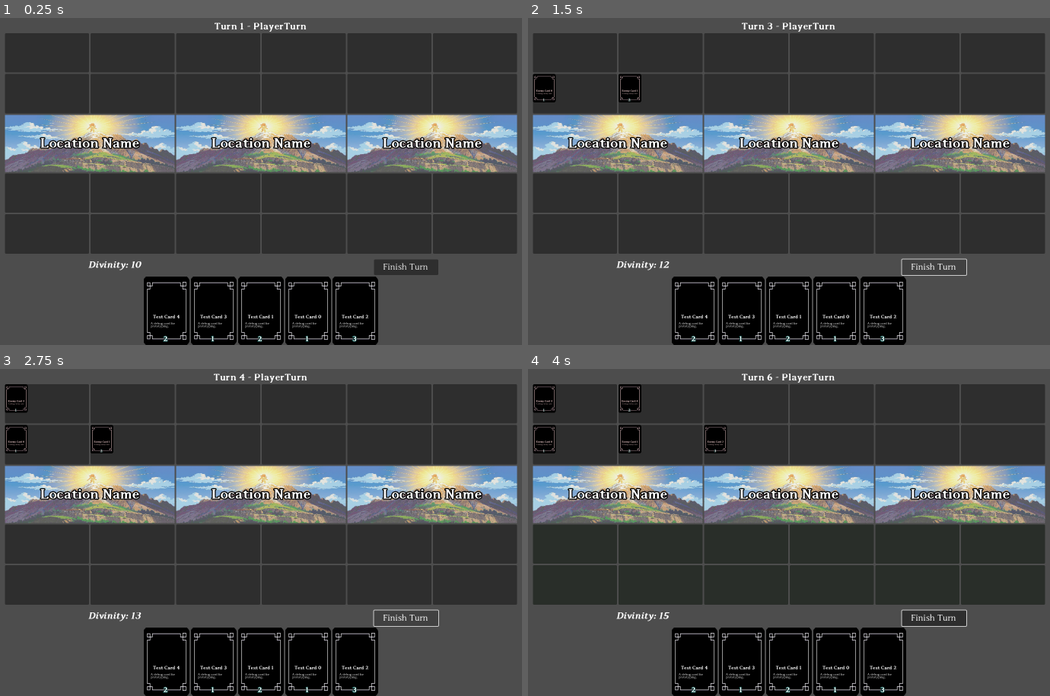
Above: before the commit, frames 1-4 (two rows, left to right).
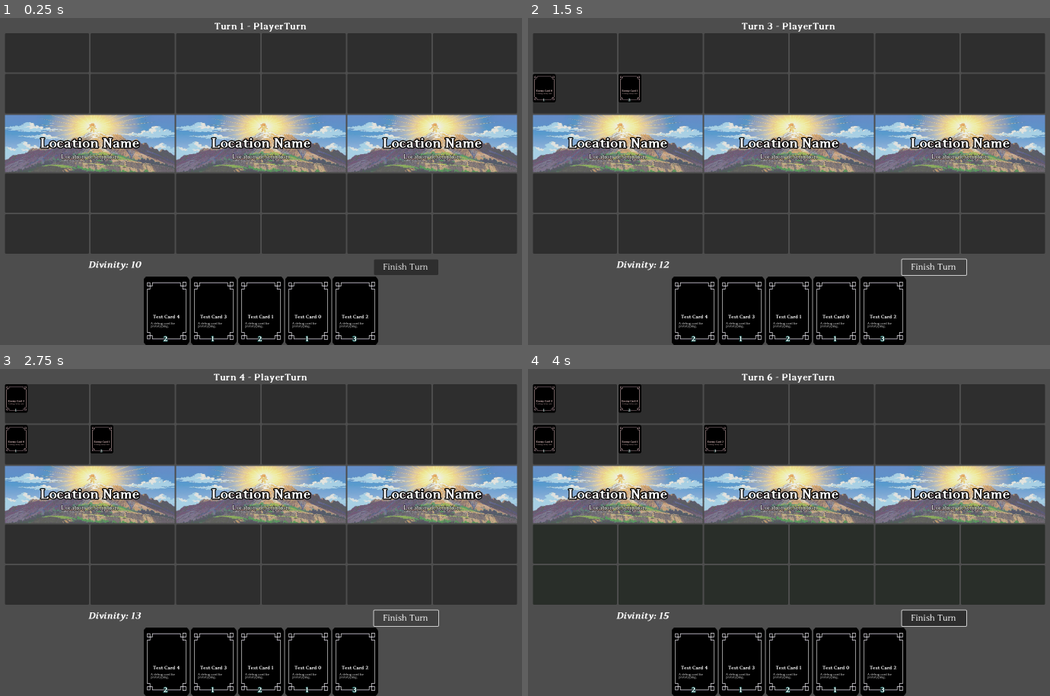
Above: after the commit, the same moments.

Repository: Chthonic-Studio/godspark
Game: Godot game, scene res://scenes/combat_scene.tscn
Two runs of this game, one before a commit and one after it. Both use one fixed random seed, a clock stepped at 60 frames per second and the inputs below. The project has no main scene, so this scene is started directly.
Inputs (mouse positions are in pixels of both pictures, inside the frame that each line leads up to):
- Up to frame 1 (0.25 s): no input
- Up to frame 2 (1.5 s): click "Finish Turn" at 0.5 s; click "Finish Turn" at 1.25 s
- Up to frame 3 (2.75 s): click "Finish Turn" at 2 s
- Up to frame 4 (4 s): tap Enter at 2.75 s; drag from (695, 663) to (851, 450) at 2.77 s; tap Space at 3.5 s; drag from (695, 663) to (757, 594) at 3.52 s

The runs differ from the first frame. In frame 1, 0.4% of the frame differs, in the area x 11-89%, y 41-44%; in frame 2, 0.4%; in frame 3, 0.4%; in frame 4, 0.4%.

Commit message:
Adding enum of mythos

Diff:
--- a/scenes/combat_scene.tscn
+++ b/scenes/combat_scene.tscn
@@ -7,7 +7,7 @@
 [ext_resource type="Script" uid="uid://5668jhmn8u4w" path="res://scripts/ui/hand_manager.gd" id="3_ikfks"]
 [ext_resource type="Script" uid="uid://c0aushg0urxfa" path="res://scripts/ui/board_ui_manager.gd" id="3_m2d54"]
 [ext_resource type="PackedScene" uid="uid://6iigglaq8stq" path="res://scenes/card.tscn" id="4_0vylu"]
-[ext_resource type="Texture2D" uid="uid://clvi4wkljish1" path="res://assets/images/MountOlympus.png" id="7_6ovae"]
+[ext_resource type="Texture2D" uid="uid://clvi4wkljish1" path="res://assets/images/terrains/MountOlympus.png" id="7_6ovae"]
 [ext_resource type="FontFile" uid="uid://1cno6d6vxjie" path="res://assets/fonts/Beholden-Bold.ttf" id="8_ivkwx"]
 [ext_resource type="Script" uid="uid://bu27sgv624n3b" path="res://scripts/ui/combat_hud.gd" id="9_g0m11"]
 [ext_resource type="FontFile" uid="uid://duljvvactrvqk" path="res://assets/fonts/Beholden-Bold-Italic.ttf" id="10_5qq3q"]
@@ -141,22 +141,44 @@
 layout_mode = 2
 size_flags_horizontal = 3
 
-[node name="LocationInfo" type="CenterContainer" parent="BoardPanel/left"]
+[node name="LocationInfo" type="TextureRect" parent="BoardPanel/left"]
 custom_minimum_size = Vector2(160, 150)
 layout_mode = 2
 size_flags_vertical = 3
 
 [node name="Art" type="TextureRect" parent="BoardPanel/left/LocationInfo"]
 layout_mode = 2
+offset_right = 446.0
+offset_bottom = 150.0
 texture = ExtResource("7_6ovae")
 
 [node name="LocationName" type="Label" parent="BoardPanel/left/LocationInfo"]
 layout_mode = 2
+offset_left = 93.0
+offset_top = 54.0
+offset_right = 353.0
+offset_bottom = 95.0
 theme_override_constants/outline_size = 10
 theme_override_fonts/font = ExtResource("8_ivkwx")
 theme_override_font_sizes/font_size = 40
 text = "Location Name"
 
+[node name="LocationDescription" type="Label" parent="BoardPanel/left/LocationInfo"]
+layout_mode = 1
+anchors_preset = 12
+anchor_top = 1.0
+anchor_right = 1.0
+anchor_bottom = 1.0
+offset_top = -50.0
+grow_horizontal = 2
+grow_vertical = 0
+theme_override_constants/line_spacing = -5
+theme_override_constants/outline_size = 3
+theme_override_fonts/font = ExtResource("11_g5ebj")
+theme_override_font_sizes/font_size = 18
+text = "Location description"
+horizontal_alignment = 1
+
 [node name="PlayerFrontRow" type="VBoxContainer" parent="BoardPanel/left"]
 custom_minimum_size = Vector2(0, 80)
 layout_mode = 2
@@ -230,20 +252,44 @@
 layout_mode = 2
 size_flags_horizontal = 3
 
-[node name="LocationInfo" type="CenterContainer" parent="BoardPanel/middle"]
-layout_mode = 2
+[node name="LocationInfo" type="TextureRect" parent="BoardPanel/middle"]
+custom_minimum_size = Vector2(160, 150)
+layout_mode = 2
+size_flags_vertical = 3
 
 [node name="Art" type="TextureRect" parent="BoardPanel/middle/LocationInfo"]
 layout_mode = 2
+offset_right = 446.0
+offset_bottom = 150.0
 texture = ExtResource("7_6ovae")
 
 [node name="LocationName" type="Label" parent="BoardPanel/middle/LocationInfo"]
 layout_mode = 2
+offset_left = 93.0
+offset_top = 54.0
+offset_right = 353.0
+offset_bottom = 95.0
 theme_override_constants/outline_size = 10
 theme_override_fonts/font = ExtResource("8_ivkwx")
 theme_override_font_sizes/font_size = 40
 text = "Location Name"
 
+[node name="LocationDescription" type="Label" parent="BoardPanel/middle/LocationInfo"]
+layout_mode = 1
+anchors_preset = 12
+anchor_top = 1.0
+anchor_right = 1.0
+anchor_bottom = 1.0
+offset_top = -50.0
+grow_horizontal = 2
+grow_vertical = 0
+theme_override_constants/line_spacing = -5
+theme_override_constants/outline_size = 3
+theme_override_fonts/font = ExtResource("11_g5ebj")
+theme_override_font_sizes/font_size = 18
+text = "Location description"
+horizontal_alignment = 1
+
 [node name="PlayerFrontRow" type="VBoxContainer" parent="BoardPanel/middle"]
 custom_minimum_size = Vector2(0, 80)
 layout_mode = 2
@@ -317,19 +363,43 @@
 layout_mode = 2
 size_flags_horizontal = 3
 
-[node name="LocationInfo" type="CenterContainer" parent="BoardPanel/right"]
-layout_mode = 2
+[node name="LocationInfo" type="TextureRect" parent="BoardPanel/right"]
+custom_minimum_size = Vector2(160, 150)
+layout_mode = 2
+size_flags_vertical = 3
 
 [node name="Art" type="TextureRect" parent="BoardPanel/right/LocationInfo"]
 layout_mode = 2
+offset_right = 446.0
+offset_bottom = 150.0
 texture = ExtResource("7_6ovae")
 
 [node name="LocationName" type="Label" parent="BoardPanel/right/LocationInfo"]
 layout_mode = 2
+offset_left = 93.0
+offset_top = 54.0
+offset_right = 353.0
+offset_bottom = 95.0
 theme_override_constants/outline_size = 10
 theme_override_fonts/font = ExtResource("8_ivkwx")
 theme_override_font_sizes/font_size = 40
 text = "Location Name"
+
+[node name="LocationDescription" type="Label" parent="BoardPanel/right/LocationInfo"]
+layout_mode = 1
+anchors_preset = 12
+anchor_top = 1.0
+anchor_right = 1.0
+anchor_bottom = 1.0
+offset_top = -50.0
+grow_horizontal = 2
+grow_vertical = 0
+theme_override_constants/line_spacing = -5
+theme_override_constants/outline_size = 3
+theme_override_fonts/font = ExtResource("11_g5ebj")
+theme_override_font_sizes/font_size = 18
+text = "Location description"
+horizontal_alignment = 1
 
 [node name="PlayerFrontRow" type="VBoxContainer" parent="BoardPanel/right"]
 custom_minimum_size = Vector2(0, 80)
--- a/scripts/data/terrain_data.gd
+++ b/scripts/data/terrain_data.gd
@@ -1,8 +1,14 @@
 extends Resource
 class_name TerrainData
+
+enum TERRAIN_OWNER_TYPES { PLAYER, VOID, GREAT_VOID, GREEK_PANTHEON, NORSE_PANTHEON, EGYPTIAN_PANTHEON,
+CELTIC_PANTHEON, SHINTO_PANTHEON, HINDU_PANTHEON, CHINESE_PANTHEON, MESOPOTAMIAN_PANTHEON,
+AZTEC_PANTHEON, MAYAN_PANTHEON, INCAN_PANTHEON, YORUBA_PANTHEON, ZOROASTRIAN_PANTHEON,
+POLYNESIAN_PANTHEON, KALEVALA_PANTHEON, IROQUOIS_PANTHEON }
 
 @export var id: String
 @export var name: String
 @export var effect_description: String
 @export var triggers: Array[Dictionary] # e.g., on_enter, on_end_turn, etc.
-@export var owner_type: String # "Player", "Void", "Pantheon"
+@export var owner_type: TERRAIN_OWNER_TYPES # "Player", "Void", "Pantheon"
+@export var art: Texture2D
--- a/scripts/data/terrains/mount_olympus.tres
+++ b/scripts/data/terrains/mount_olympus.tres
@@ -1,5 +1,6 @@
-[gd_resource type="Resource" script_class="TerrainData" load_steps=2 format=3 uid="uid://c7jlumgv3jspk"]
+[gd_resource type="Resource" script_class="TerrainData" load_steps=3 format=3 uid="uid://c7jlumgv3jspk"]
 
+[ext_resource type="Texture2D" uid="uid://clvi4wkljish1" path="res://assets/images/terrains/MountOlympus.png" id="1_4bh2t"]
 [ext_resource type="Script" uid="uid://bo4a777qosw1u" path="res://scripts/data/terrain_data.gd" id="1_fggek"]
 
 [resource]
@@ -12,5 +13,6 @@
 "event": "on_end_turn",
 "side": "both"
 }])
-owner_type = ""
+owner_type = 3
+art = ExtResource("1_4bh2t")
 metadata/_custom_type_script = "uid://bo4a777qosw1u"
--- a/scripts/effects/on_reveal_debuff_all_enemies_in_location.gd
+++ b/scripts/effects/on_reveal_debuff_all_enemies_in_location.gd
@@ -1,6 +1,8 @@
 extends CardEffect
 @export var amount: int = 1
 @export var turns: int = 1
+
+# Applies a temporary negative power buff (debuff) to all enemy units in the location.
 
 func execute(card: CardData, context: Dictionary) -> void:
 	var board = context["board"]
@@ -9,5 +11,10 @@
 	for idx in [0, 1, 2, 3]:
 		var target = board.board[location][target_side][idx]
 		if target:
-			target.power = max(0, target.power - amount)
-			# Optionally: add a duration system for temporary debuffs
+			var debuffs = target.get_meta("temp_buffs") if target.has_meta("temp_buffs") else []
+			debuffs.append({
+				"stat": "power",
+				"amount": -amount,
+				"turns_left": turns
+			})
+			target.set_meta("temp_buffs", debuffs)
Renamed: assets/images/MountOlympus.png -> assets/images/terrains/MountOlympus.png
Not shown, changed: assets/images/terrains/MountOlympus.png.import
